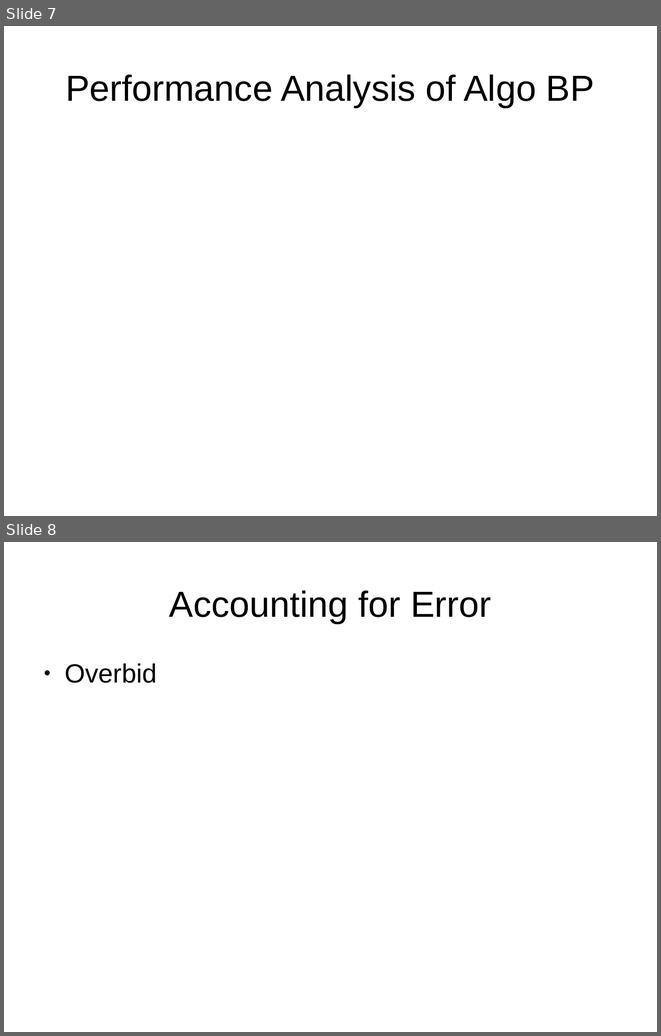
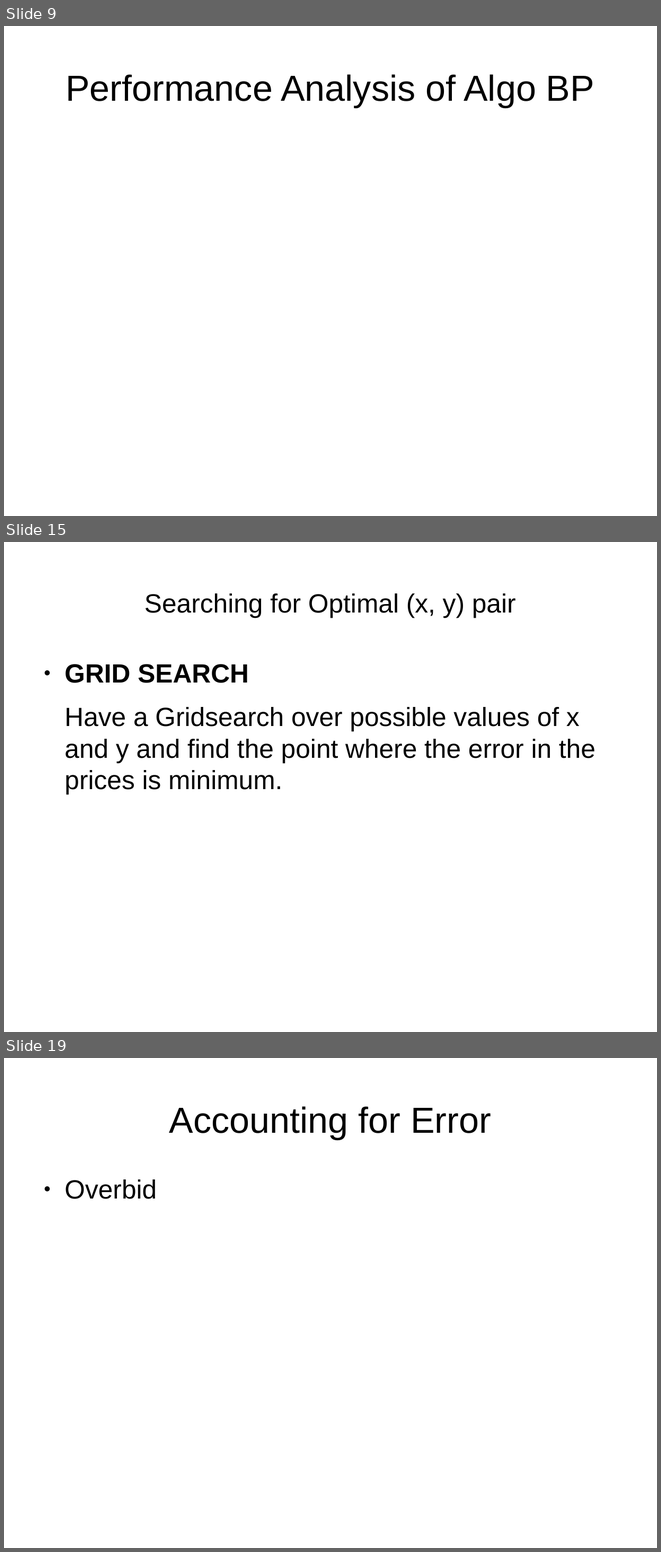
Before and after one commit to anmolmishra1997/Optimal-Bidding, a slide deck: presentation.odp. Shown one above the other, each under a label of ours: slides 7 and 8 before the commit, slides 9, 15 and 19 after it; the slides between them are not shown. The pictures are 661x1036 and 661x1552 pixels, drawn with LibreOffice and Linux fonts; fonts in the diff are those of the drawing. Boxes give left, top, right and bottom in pixels: in the first picture for what was removed or moved away, otherwise in the second. Text is boxed around its words. In the diff, an @@ line names an element or a change of style, - is before the commit and + after.

```diff
--- a/presentation.odp
+++ b/presentation.odp
@@ slide 15 added at (4, 542, 657, 1032), background #FFFFFF @@
@@ title added at (144, 593, 516, 618), 32 pt, text #000000 @@
+Searching for Optimal (x, y) pair
@@ text added at (64, 664, 595, 794), 32 pt, text #000000 @@
+● GRID SEARCH
+Have a Gridsearch over possible values of x and y and find the point where the error in the prices is minimum.
@@ what was slide 7 is now slide 9 @@
@@ what was slide 8 is now slide 19 @@
```
Also in this commit, not shown: 4 slides changed, 10 other slides added, 28 other files.
